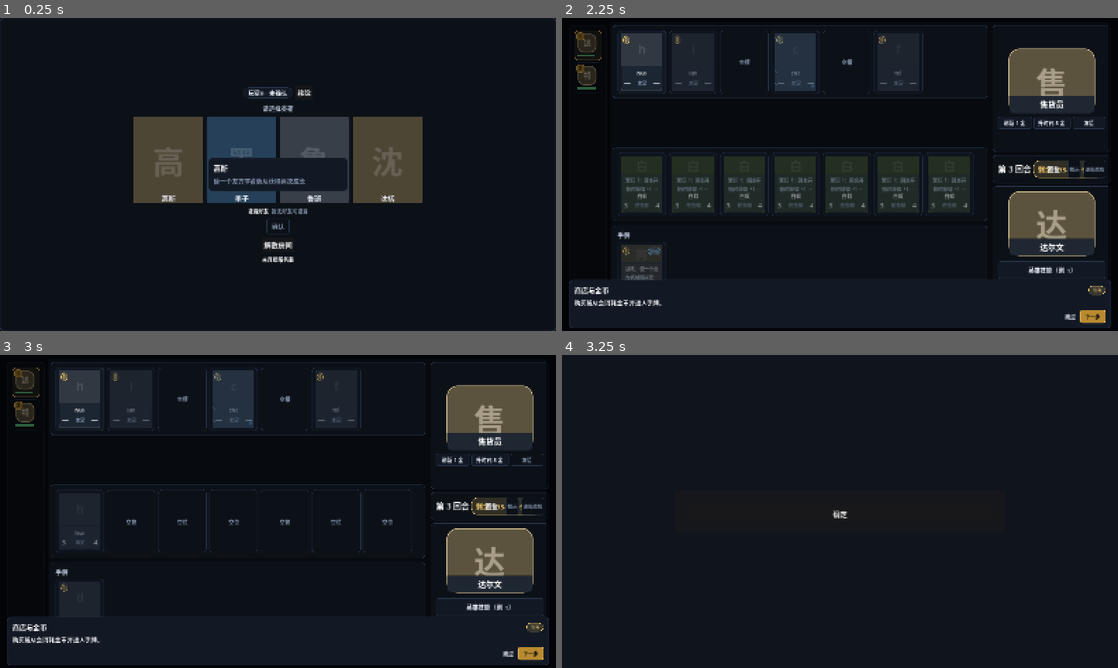
Above: before the commit, frames 1-4 (two rows, left to right).
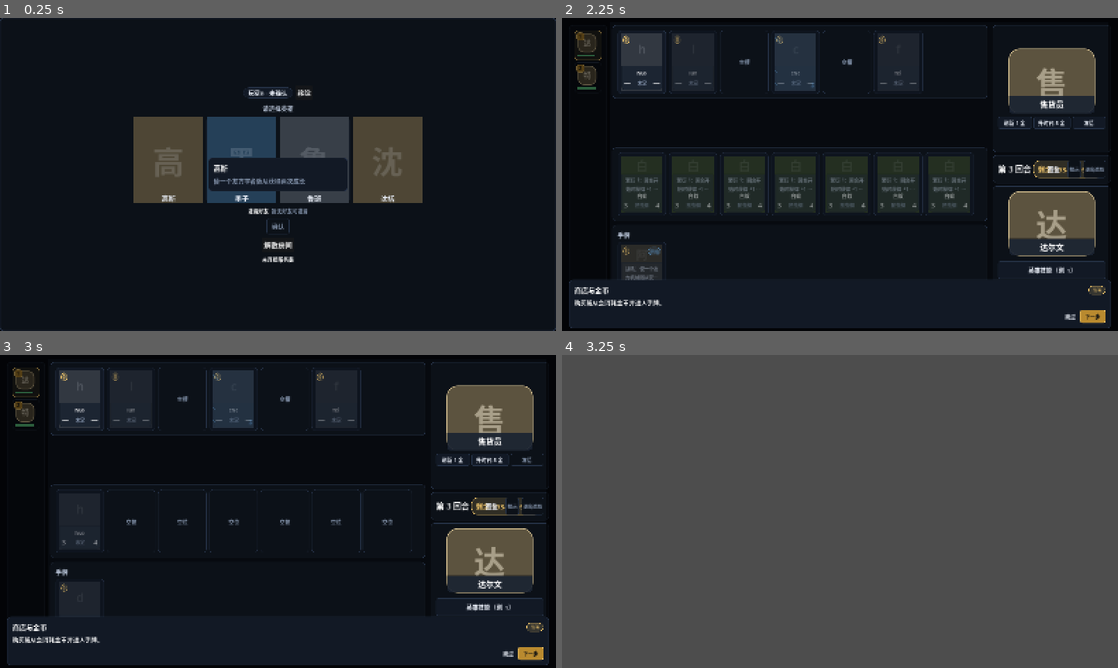
Above: after the commit, the same moments.

Repository: gaoddy/civilization
Game: Godot game, scene res://tests/ui_smoke.tscn
Two runs of this game, one before a commit and one after it. Both use one fixed random seed, a clock stepped at 60 frames per second and the inputs below. This scene is started directly instead of the project's main scene.
Inputs (mouse positions are in pixels of both pictures, inside the frame that each line leads up to):
- Up to frame 1 (0.25 s): no input
- Up to frame 2 (2.25 s): click "刷新 1 金" at 0.5 s; click "升时代 5 金" at 1.25 s; click "冻结" at 2 s
- Up to frame 3 (3 s): tap Enter at 2.75 s; move the mouse to (400, 495) at 2.77 s; click (400, 495) at 2.92 s
- Up to frame 4 (3.25 s): no input

Frames 1-3 are identical in both runs. In frame 4, 100% of the frame differs, in the area x 0-100%, y 0-100%.

Commit message:
feat(client): 结算页确定只做导航回大厅
- 点「确定」不再发送 LeaveRoom，只清本地状态并重新认证回大厅
- 删除结算页房间关闭提示，房间已在对局结束时销毁

Co-Authored-By: Claude Code <noreply@anthropic.com>

Diff:
--- a/client/scenes/result.gd
+++ b/client/scenes/result.gd
@@ -1,27 +1,11 @@
 extends Control
 ## 结算：展示服务端下发的排名、本人本局数据与对局种子。
 ##
-## 内容区可滚动，返回入口固定在底部；本页只在进入时渲染一次，结算期间房间
-## 状态变化由 `GameStore` 处理，已经展示的结果不会被清掉。
-
-var _room_closed_notice: Label
+## 对局结束时服务端已销毁房间，本页只读本局下发内容；内容区可滚动，
+## 「确定」固定在底部，点一次即回大厅。
 
 func _ready() -> void:
     _build()
-    GameStore.room_closed.connect(_on_room_closed)
-
-
-func _on_room_closed() -> void:
-    # 结算期间房间被解散：保留已渲染的结果，只提示原因；「返回房间」按
-    # `room_id` 为空回退到大厅。
-    if _room_closed_notice == null:
-        return
-    _room_closed_notice.text = (
-        tr("ui.room.kicked_notice")
-        if GameStore.room_closed_reason == "kicked"
-        else tr("ui.room.dissolved_notice")
-    )
-    _room_closed_notice.visible = true
 
 
 func _build() -> void:
@@ -64,10 +48,6 @@
 
     content.add_child(UI.label(tr("ui.result.title"), 28))
     content.add_child(UI.label(_my_place_text(), 20))
-    _room_closed_notice = UI.label("", 16)
-    _room_closed_notice.name = "RoomClosedNotice"
-    _room_closed_notice.visible = false
-    content.add_child(_room_closed_notice)
     content.add_child(HSeparator.new())
     content.add_child(_build_ranking())
 
@@ -217,10 +197,8 @@
 
 
 func _on_confirm_pressed() -> void:
-    # 结算结束统一回大厅：座位仍属于房间时主动离开，让服务端立即释放，
-    # 而不是等断线宽限超时；房间已在结算期间解散时不发离开请求。
-    if GameStore.room_id != "":
-        Net.send(Protocol.MSG_LEAVE_ROOM, {})
+    # 房间已在对局结束时销毁，点「确定」只做客户端导航：清本地状态后回大厅，
+    # 不再向服务端发送离开房间请求。
     GameStore.reset_room()
     Net.relogin()
     UI.navigate(self, "res://scenes/lobby.tscn")
--- a/client/tests/ui_smoke.gd
+++ b/client/tests/ui_smoke.gd
@@ -2447,18 +2447,11 @@
         "结算页不应再有返回大厅按钮",
     )
 
-    # 结算期间房间被解散：保留已渲染结果，只显示原因提示。
-    GameStore.room_closed_reason = "dissolved"
-    GameStore.room_closed.emit()
-    await get_tree().process_frame
-    var notice = instance.find_child("RoomClosedNotice", true, false)
-    _expect(notice != null and bool(notice.visible), "解散后结算页应显示房间关闭提示")
-    if notice != null:
-        _expect(
-            str(notice.text).contains(TranslationServer.translate("ui.room.dissolved_notice")),
-            "解散提示文案不符：%s" % notice.text,
-        )
-    GameStore.room_closed_reason = ""
+    # 房间在对局结束时已销毁，结算页不展示任何房间状态提示。
+    _expect(
+        instance.find_child("RoomClosedNotice", true, false) == null,
+        "结算页不应再有房间关闭提示",
+    )
     instance.queue_free()
     await get_tree().process_frame
 
